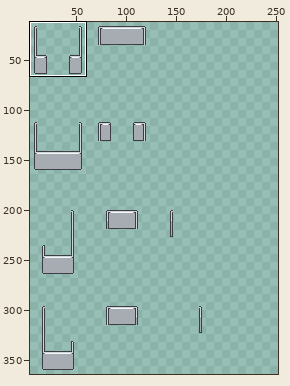
File history of a pixel-art file, Assets/Props/Cubicle/Sprites/Cubicle.aseprite. Above, an overview of the earlier version with the close-up marked.
Close-up. Old version:
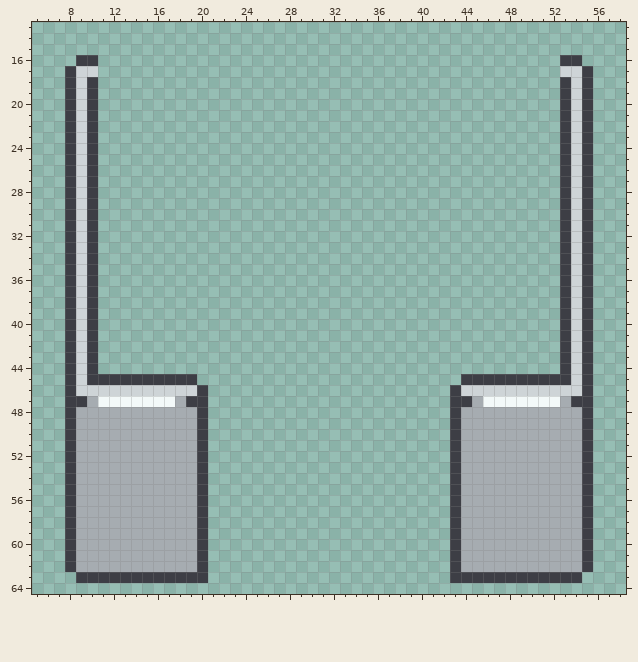
256x512 pixels, 1 frame. Shown: x 5..58, y 13..64. The wide view leaves out empty margins. The commit also changed other parts of the picture, which this record leaves out.
Once edited:
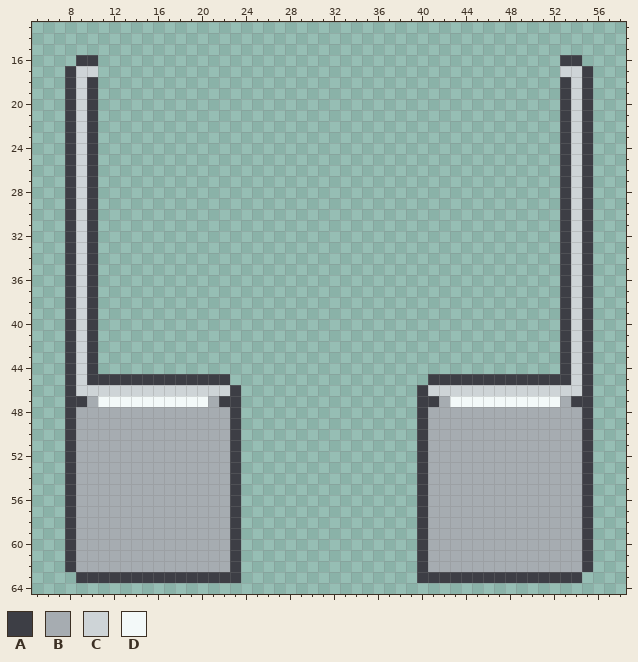
Palette (. is transparent): A #3d3e45  B #a6acb1  C #ced4d7  D #f3f9f9
Edits made:
Changed rows in their new state; - is an unchanged pixel.
Layer "Diffuse":
first column x 18:
45 --AAA------------------AAA--
46 --CCCA----------------ACCC--
47 DDDBAA----------------AABDDD
48 --BBBA----------------ABBB--
49 --BBBA----------------ABBB--
50 --BBBA----------------ABBB--
51 --BBBA----------------ABBB--
52 --BBBA----------------ABBB--
53 --BBBA----------------ABBB--
54 --BBBA----------------ABBB--
55 --BBBA----------------ABBB--
56 --BBBA----------------ABBB--
57 --BBBA----------------ABBB--
58 --BBBA----------------ABBB--
59 --BBBA----------------ABBB--
60 --BBBA----------------ABBB--
61 --BBBA----------------ABBB--
62 --BBBA----------------ABBB--
63 ---AAA----------------AAA---
